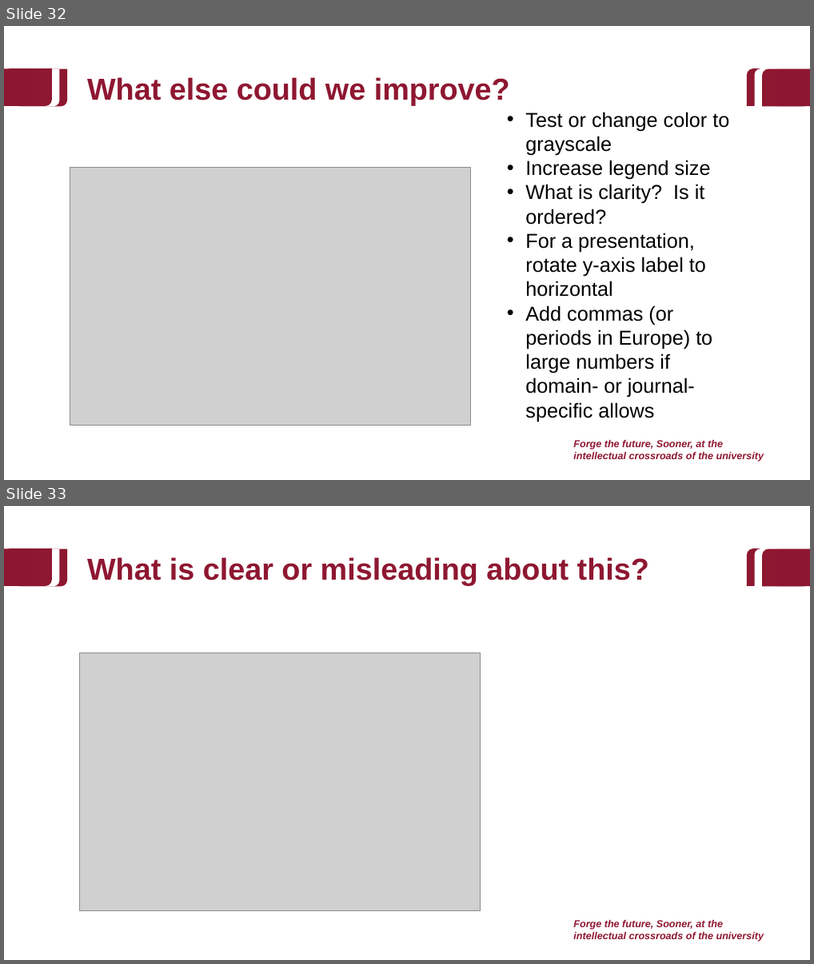
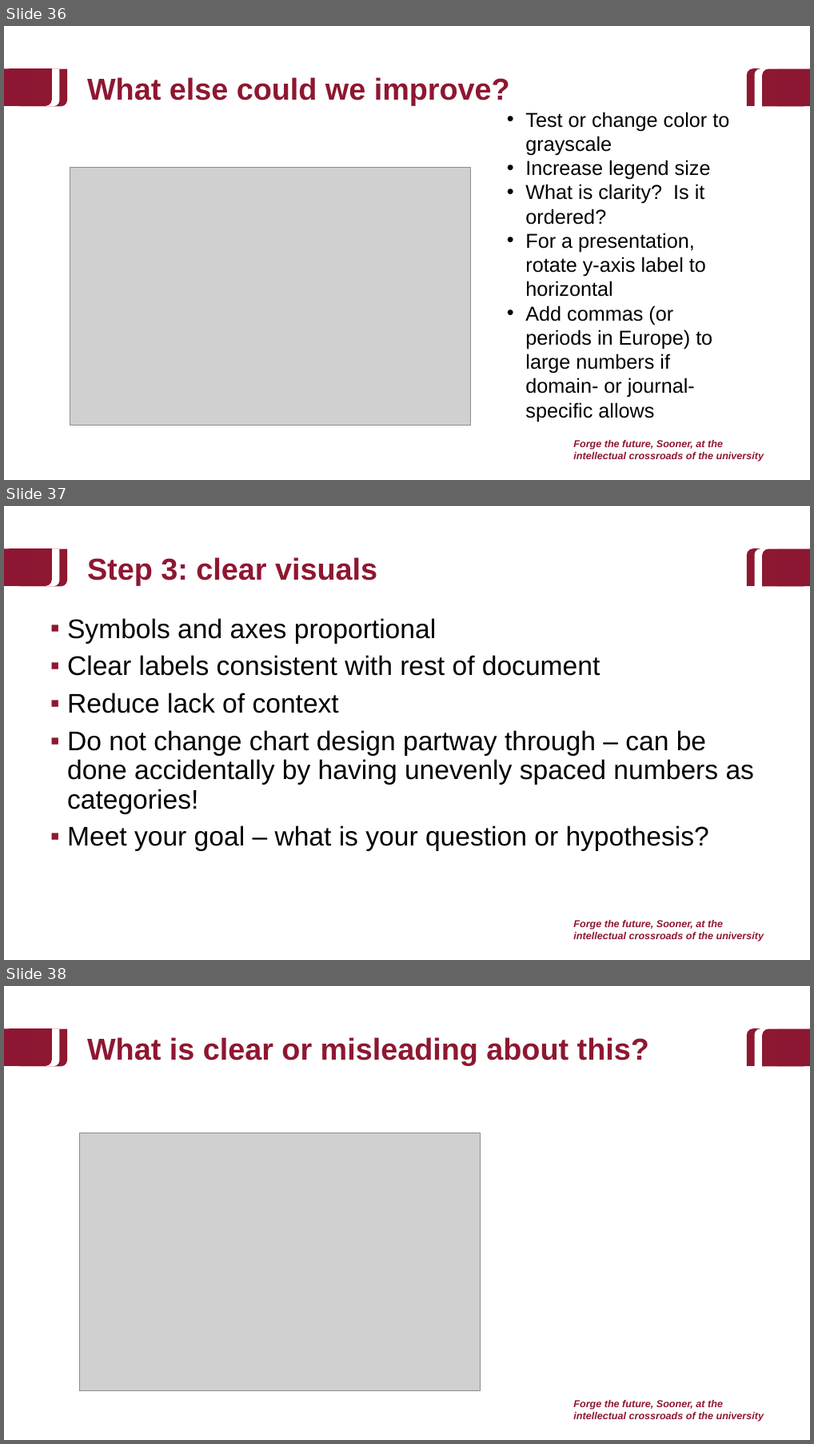
Before and after one commit to baeolophus/2025_data_viz_research, a slide deck: activities.pptx. Shown one above the other, each under a label of ours: slides 32 and 33 before the commit, slides 36, 37 and 38 after it. The pictures are 814x964 and 814x1444 pixels, drawn with LibreOffice and Linux fonts; fonts in the diff are those of the drawing; grey boxes stand for pictures; background and template pictures are left out. Boxes give left, top, right and bottom in pixels: in the first picture for what was removed or moved away, otherwise in the second. Text is boxed around its words. In the diff, an @@ line names an element or a change of style, - is before the commit and + after.

```diff
--- a/activities.pptx
+++ b/activities.pptx
@@ slide 37 added at (x1=4, y1=506, x2=810, y2=960), background #FFFFFF; not listed: 9 template elements that a slide beside it also shows @@
@@ title added at (x1=87, y1=557, x2=378, y2=585), 36 pt, text #8E1731, bold @@
+Step 3: clear visuals
@@ text added at (x1=67, y1=618, x2=754, y2=851), 32 pt, text #000000 @@
+▪ Symbols and axes proportional
+▪ Clear labels consistent with rest of document
+▪ Reduce lack of context
+▪ Do not change chart design partway through – can be done accidentally by having unevenly spaced numbers as categories!
+▪ Meet your goal – what is your question or hypothesis?
@@ what was slide 32 is now slide 36 @@
@@ what was slide 33 is now slide 38 @@
```
Also in this commit, not shown: 5 slides changed, 4 other slides added.
